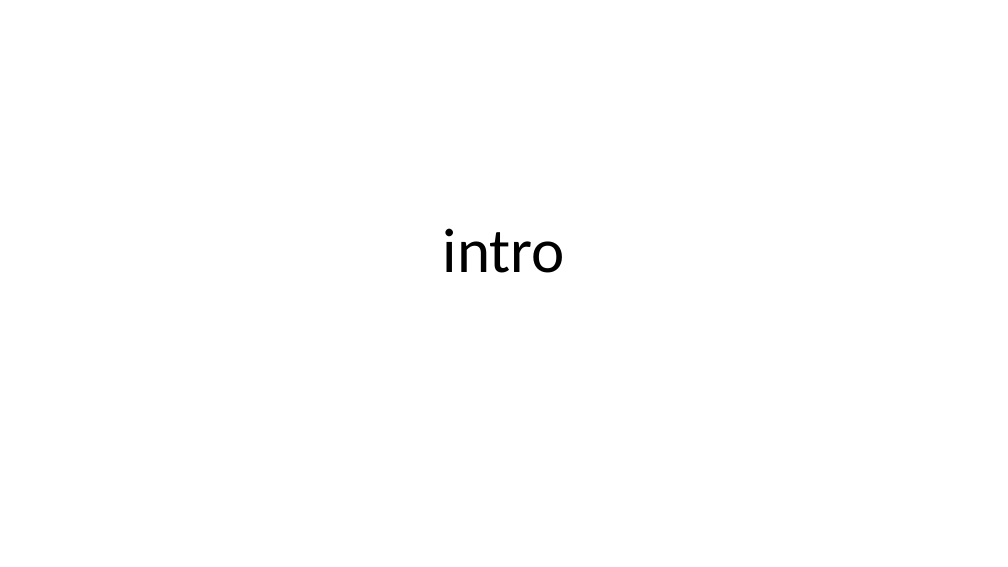
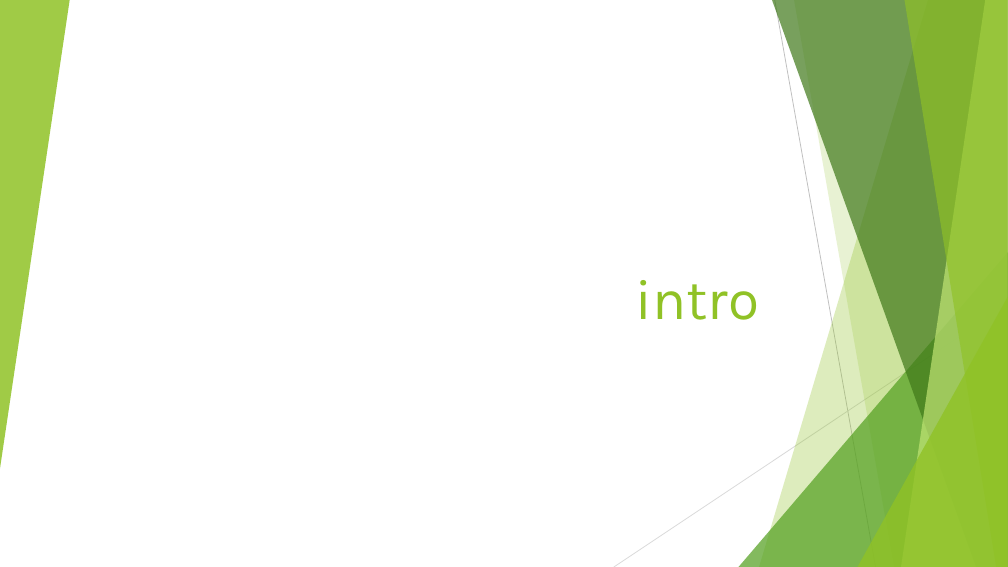
Before and after one commit to ASA786/supermarket_app, a slide deck: slide 1 of Team Project/Presentation.pptx. Drawn at 1008x567 pixels with LibreOffice and Linux fonts; fonts in the diff are those of the drawing. Boxes give left, top, right and bottom in pixels: in the first picture for what was removed or moved away, otherwise in the second. Text is boxed around its words. In the diff, an @@ line names an element or a change of style, - is before the commit and + after.

```diff
--- a/Team Project/Presentation.pptx
+++ b/Team Project/Presentation.pptx
@@ group added at box(0, 0, 1008, 567): 5 freeform shapes, 3 triangles, 2 lines @@
@@ title "intro": place and size @@
-title "intro" at box(443, 228, 565, 273)
+title "intro" at box(635, 280, 759, 320)
@@ title "intro" at box(635, 280, 759, 320): size 60 to 54 pt, font Calibri to Karla, text colour #000000 to #90C226; alignment centre to right; line spacing 0.9 to 1 @@
```
Also in this commit, not shown: 8 other slides changed, 2 slides added, 1 slide removed.
